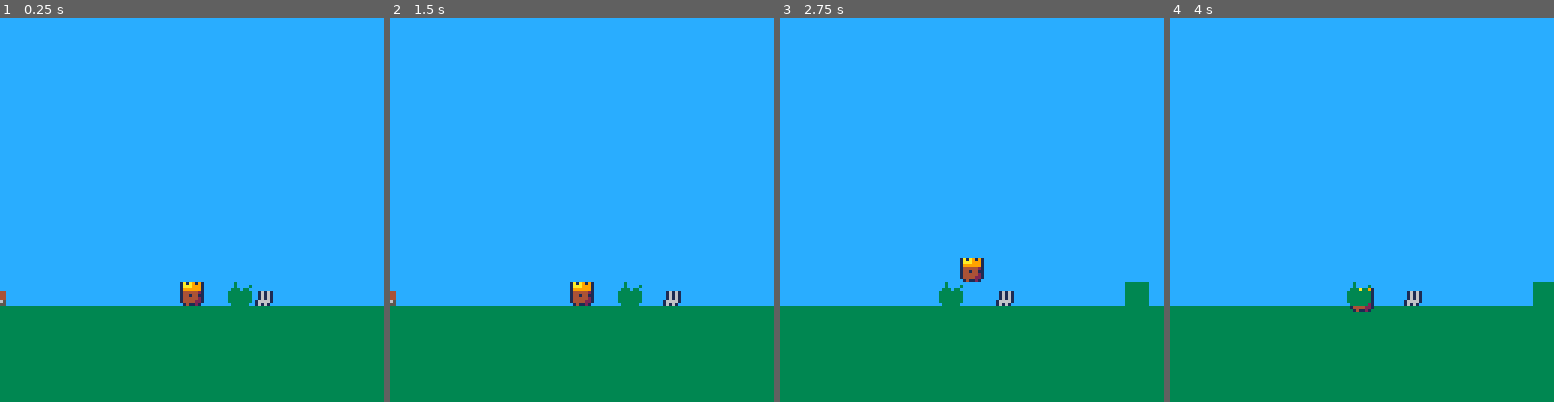
Above: before the commit, frames 1-4 (left to right).
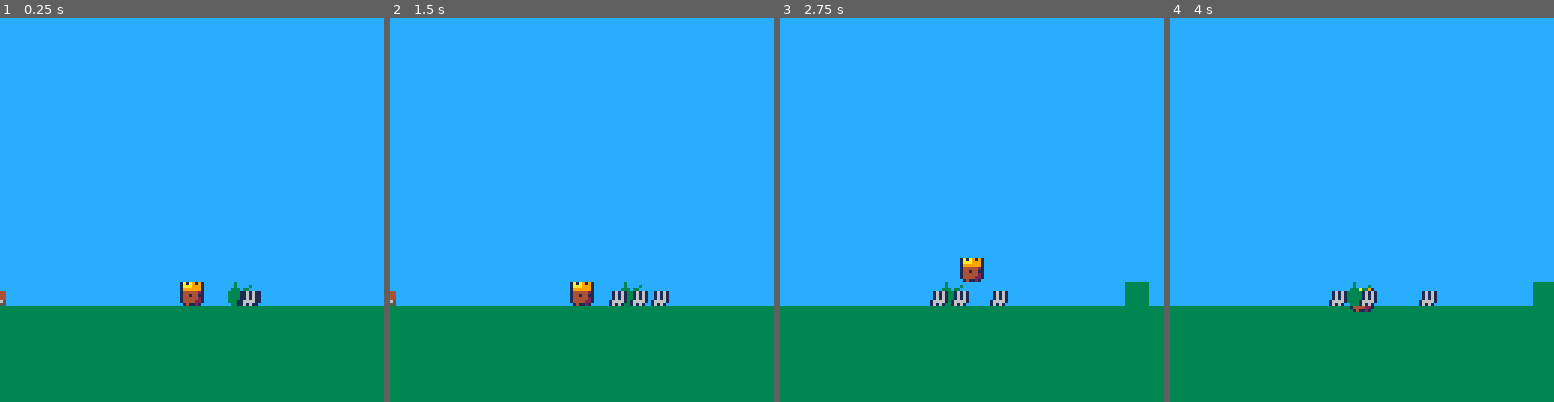
Above: after the commit, the same moments.

Repository: shen-sat/kingdom
Game: PICO-8 cartridge kingdom.p8
Two runs of this game, one before a commit and one after it. Both use one fixed random seed, a clock stepped at 60 frames per second and the inputs below.
Inputs:
- Up to frame 1 (0.25 s): no input
- Up to frame 2 (1.5 s): tap X (X key) at 0.33, 1.07 s; tap O (Z key) at 0.7 s
- Up to frame 3 (2.75 s): hold Right 1.6-2.1 s; tap O (Z key) at 1.7, 2.1, 2.5 s; tap X (X key) at 1.85 s; hold Up 2.15-2.42 s; hold Right from 2.47 s (still down)
- Up to frame 4 (4 s): tap O (Z key) at 2.9, 3.3, 3.7 s; tap X (X key) at 2.97 s; release Right at 3.03 s; hold Left 3.08-3.58 s; hold Down 3.63-3.97 s

The runs differ from the first frame. In frame 1, 0.3% of the frame differs, in the area x 61-72%, y 71-75%; in frame 2, 0.6%; in frame 3, 0.5%; in frame 4, 0.6%, in the area x 41-70%, y 71-75%.

Commit message:
Spawn rabbits from burrow if there are less than three, move rabbit update code to rabbit object

Diff:
--- a/kingdom.p8
+++ b/kingdom.p8
@@ -29,6 +29,7 @@
   town_left_border = town_center - 48
   town_right_border = town_center + 48
   hunters = {}
+  rabbits = {}
 
 
   player = {
@@ -52,31 +53,6 @@
     return self.x + self.width/2
    end
   }
-
-  rabbit = {
-   sprite = 12,
-   x = 154,
-   y = ground_y - 8,
-   width = 6,
-   height = 5,
-   burrow = burrow,
-   destination = burrow,
-   rnd_move = false,
-   wait = 0
-  }
-
-  -- if is_overlapping(rabbit, rabbit.destination) then rabbit.rnd_move = false end
-  -- if not rabbit.rnd_move then
-  --  local left_border = rabbit.burrow - 32
-  --  local left_border = rabbit.burrow + 40
-  --  rabbit.destination = {
-  --   x = left_border + flr(rnd(right_border - left_border)),
-  --   width = 8
-  --  }
-  --  rabbit.rnd_move = true
-  -- end
-  -- local rabbit_speed = (rabbit.x - rabbit.destination.x > 0) and -1 or 1
-  -- rabbit += rabbit_speed
 
   camp_fire = {
    sprite = 6,
@@ -237,26 +213,14 @@
   civ:update()
  end
 
- if is_overlapping(rabbit, rabbit.destination) and rabbit.rnd_move then
-  rabbit.rnd_move = false
-  rabbit.wait = counter + 60
- end
- if not rabbit.rnd_move and counter > rabbit.wait then
-  local left_border = rabbit.burrow:center_x() - 44
-  local right_border = rabbit.burrow:center_x() + 44
-  rabbit.destination = {
-   x = left_border + flr(rnd(right_border - left_border)),
-   width = 8
-  }
-  rabbit.rnd_move = true
- end
- local rabbit_speed
- if counter <= rabbit.wait then
-  rabbit_speed = 0
- else
-  rabbit_speed = (rabbit.x - rabbit.destination.x > 0) and -1 or 1
- end
- if counter % 6 == 0 then rabbit.x += rabbit_speed end
+ if #rabbits < 3 then
+  local rab = make_rabbit(burrow:center_x())
+  add(rabbits,rab)
+ end
+
+ for rabbit in all(rabbits) do
+  rabbit:update()
+ end
 
  manage_button_pressed_counter()
  manage_level_changes()
@@ -295,8 +259,58 @@
  end
 
  spr(burrow.sprite,burrow.x,burrow.y)
- spr(rabbit.sprite,rabbit.x,rabbit.y)
-
+
+ for rab in all(rabbits) do
+  spr(rab.sprite,rab.x,rab.y)
+ end
+
+
+end
+
+
+function make_rabbit(x)
+ local rabbit = {
+  sprite = 12,
+  x = x,
+  y = ground_y - 8,
+  width = 6,
+  height = 5,
+  burrow = burrow,
+  destination = burrow,
+  is_moving = false,
+  wait = 0,
+  speed = function(self)
+   if counter <= self.wait then
+    return 0
+   else
+    return (self.x - self.destination.x > 0) and -1 or 1
+   end
+  end,
+  choose_destination = function(self)
+   if is_overlapping(self, self.destination) and self.is_moving then
+    self.is_moving = false
+    self.wait = counter + 60
+   elseif not self.is_moving and counter > self.wait then
+    local lb = self.burrow:center_x() - 44
+    local rb = self.burrow:center_x() + 44
+    self.destination = make_destination(lb,rb,8)
+    self.is_moving = true
+   end
+  end,
+  update = function(self)
+   self:choose_destination()
+   if counter % 6 == 0 then self.x += self:speed() end
+  end
+ }
+ return rabbit
+end
+
+function make_destination(lb,rb,w)
+ local dest = {
+  x = lb + flr(rnd(rb - lb)),
+  width = w
+ }
+ return dest
 end
 
 function make_hunter(x,y)
